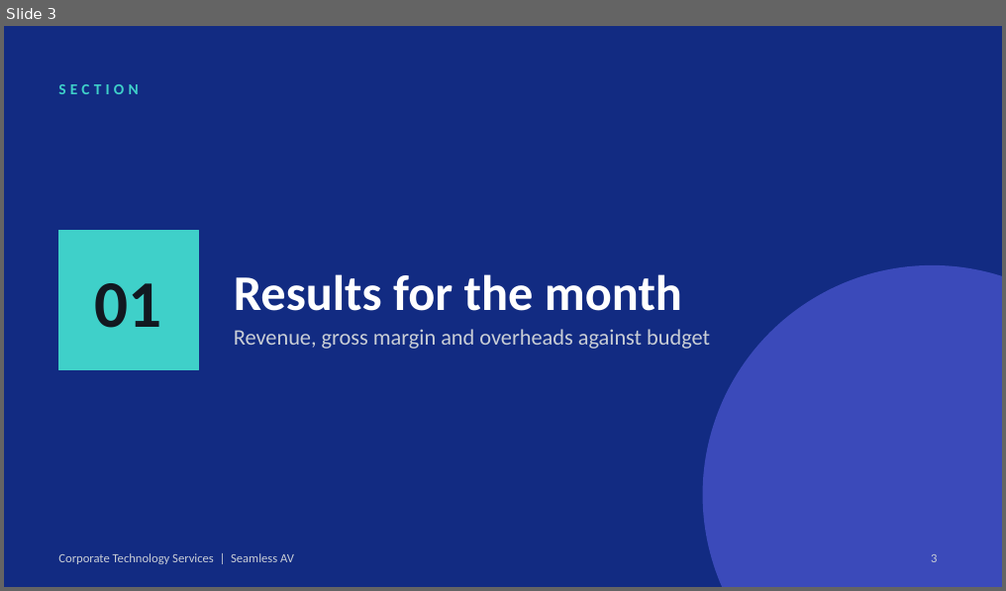
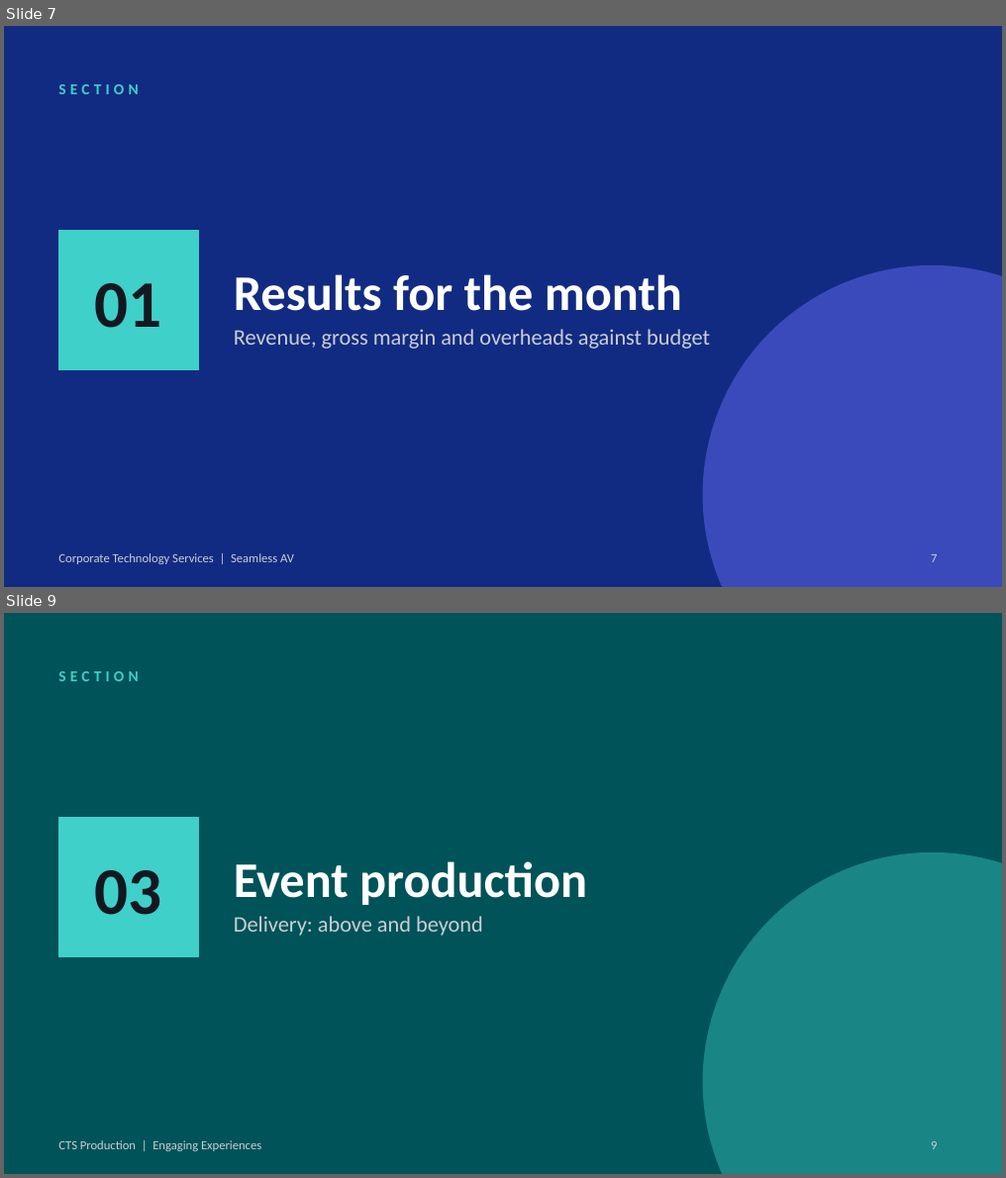
Before and after one commit to WesleyNelson-O33/Claude, a slide deck: presentation/CTS Presentation Template.pptx. Shown one above the other, each under a label of ours: slide 3 before the commit, slides 7 and 9 after it; the slides between them are not shown. The pictures are 1006x591 and 1006x1178 pixels, drawn with LibreOffice and Linux fonts; fonts in the diff are those of the drawing; background and template pictures are left out. Boxes give left, top, right and bottom in pixels: in the first picture for what was removed or moved away, otherwise in the second. Text is boxed around its words. In the diff, an @@ line names an element or a change of style, - is before the commit and + after.

```diff
--- a/presentation/CTS Presentation Template.pptx
+++ b/presentation/CTS Presentation Template.pptx
@@ slide 9 added at [4,613,1002,1174], background #005358; not listed: 2 template elements that a slide beside it also shows @@
@@ text added at [95,870,162,915], 48 pt, text #121820, bold @@
+03
@@ title added at [234,861,587,905], 36 pt, text #FFFFFF, bold @@
+Event production
@@ ellipse added at [703,853,1002,1174], fill #3FD0C9 at 40% opacity @@
@@ text added at [234,916,483,936], 16 pt, text #C9CED6 @@
+Delivery: above and beyond
@@ text added at [58,1141,261,1152], 9 pt, text #C9CED6 @@
+CTS Production | Engaging Experiences
@@ page number added at [931,1142,937,1150], 9 pt, text #C9CED6 @@
+9
@@ what was slide 3 is now slide 7 @@
@@ page number at [931,555,937,563]: text changed @@
-3
+7
```
Also in this commit, not shown: 6 other slides changed, 12 other slides added, 1 slide removed, 17 other files.
